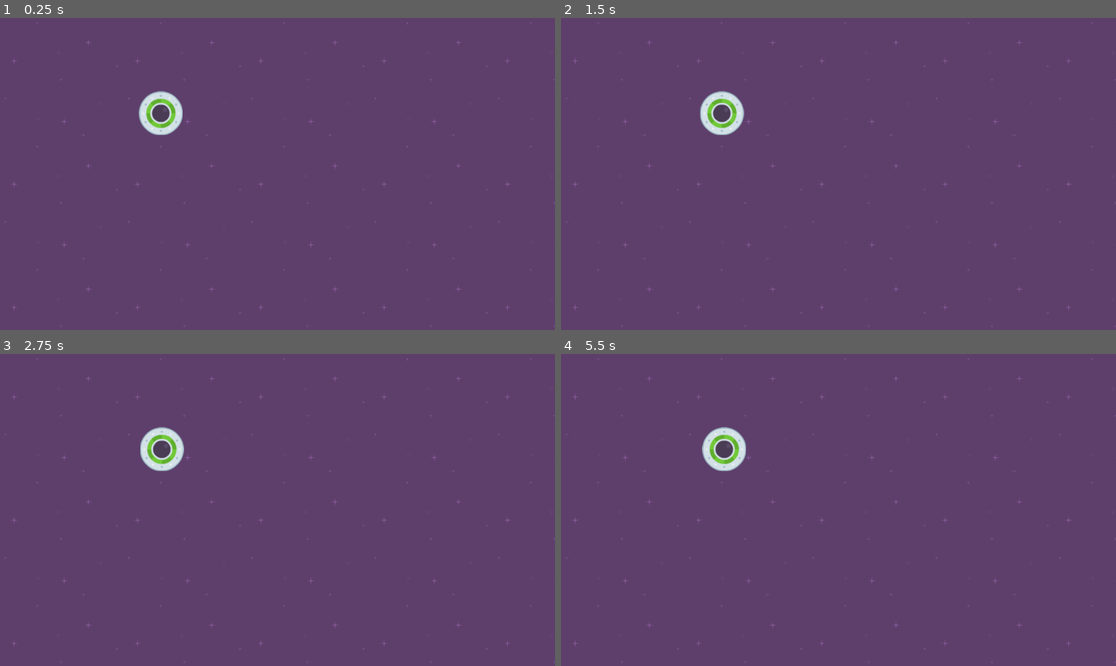
Above: before the commit, frames 1-4 (two rows, left to right).
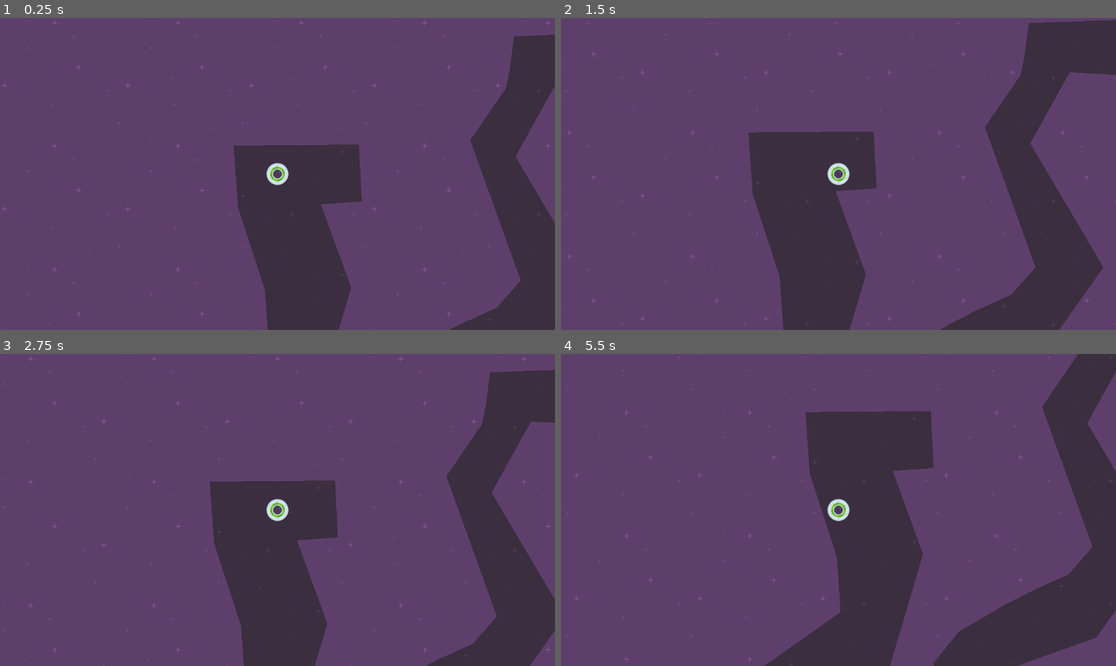
Above: after the commit, the same moments.

Repository: JoshCory1/Speedy_Saucer
Game: Godot game, scene res://level_1.tscn
The game is run twice, just before and just after one commit, with the same random seed, the same clock (stepped at 60 frames per second) and the same inputs.
Inputs:
- Up to frame 1 (0.25 s): no input
- Up to frame 2 (1.5 s): tap Enter at 0.5 s; hold D (move_right, bound only after the commit) 0.53-1.28 s; hold Down (move_down, bound only after the commit) from 1.28 s (still down)
- Up to frame 3 (2.75 s): release Down (move_down, bound only after the commit) at 2.03 s; hold D (move_right, bound only after the commit) from 2.03 s (still down)
- Up to frame 4 (5.5 s): release D (move_right, bound only after the commit) at 2.78 s; hold Up (move_up, bound only after the commit) 2.78-3.53 s; hold A (move_left, bound only after the commit) 3.53-5.03 s; hold Down (move_down, bound only after the commit) from 5.03 s (still down)

The runs differ from the first frame. In frame 1, 20% of the frame differs, in the area x 0-100%, y 0-100%; in frame 2, 23%; in frame 3, 21%; in frame 4, 26%.

Commit message:
finished movement and made on body exit scene reload

Diff:
--- a/level.gd
+++ b/level.gd
@@ -4,3 +4,7 @@
 # Called when the node enters the scene tree for the first time.
 func _ready():
 	pass
+
+
+func _on_maze_body_exited(body):
+	get_tree().reload_current_scene()
--- a/level_1.tscn
+++ b/level_1.tscn
@@ -1,18 +1,26 @@
-[gd_scene load_steps=4 format=3 uid="uid://ct6dhel8p7hv2"]
+[gd_scene load_steps=5 format=3 uid="uid://ct6dhel8p7hv2"]
 
 [ext_resource type="Texture2D" uid="uid://ohy7etxnjgte" path="res://purple.png" id="1_g1h1d"]
 [ext_resource type="Script" path="res://level.gd" id="1_lcat2"]
 [ext_resource type="PackedScene" uid="uid://moxarehe4jna" path="res://player.tscn" id="2_84wdb"]
+[ext_resource type="PackedScene" uid="uid://do6kpxtjwyloi" path="res://maze.tscn" id="4_paou5"]
 
 [node name="Level1" type="Node2D"]
 script = ExtResource("1_lcat2")
 
 [node name="Background" type="TextureRect" parent="."]
 z_index = -100
-offset_right = 1152.0
-offset_bottom = 648.0
+offset_left = -4102.0
+offset_top = -3403.0
+offset_right = 5939.0
+offset_bottom = 3149.0
 texture = ExtResource("1_g1h1d")
 stretch_mode = 1
 
 [node name="Player" parent="." instance=ExtResource("2_84wdb")]
 position = Vector2(334, 198)
+
+[node name="Maze" parent="." instance=ExtResource("4_paou5")]
+position = Vector2(335, 193)
+
+[connection signal="body_exited" from="Maze" to="." method="_on_maze_body_exited"]
--- /dev/null
+++ b/maze.tscn
@@ -0,0 +1,14 @@
+[gd_scene load_steps=2 format=3 uid="uid://do6kpxtjwyloi"]
+
+[ext_resource type="Texture2D" uid="uid://bpjso8i58ya1r" path="res://darkPurple.png" id="1_gu8bj"]
+
+[node name="Maze" type="Area2D"]
+z_index = 1
+
+[node name="CollisionPolygon2D" type="CollisionPolygon2D" parent="."]
+polygon = PackedVector2Array(-92, -54, -83, 74, -27, 246, -19, 361, -180, 475, 113, 648, 387, 634, 314, 485, 512, 414, 645, 226, 493, -31, 575, -179, 792, -166, 798, -292, 490, -281, 481, -211, 473, -173, 399, -65, 504, 226, 454, 283, 383, 315, 326, 344, 227, 401, 173, 468, 212, 551, 155, 549, 79, 488, 152, 241, 89, 68, 174, 62, 168, -56)
+
+[node name="Polygon2D" type="Polygon2D" parent="."]
+texture_repeat = 2
+texture = ExtResource("1_gu8bj")
+polygon = PackedVector2Array(-92, -54, -83, 74, -27, 246, -19, 361, -180, 475, 113, 648, 387, 634, 314, 485, 512, 414, 645, 226, 493, -31, 575, -179, 792, -166, 798, -292, 490, -281, 481, -211, 473, -173, 399, -65, 504, 226, 454, 283, 383, 315, 326, 344, 227, 401, 173, 468, 212, 551, 155, 549, 79, 488, 152, 241, 89, 68, 174, 62, 168, -56)
--- a/player.gd
+++ b/player.gd
@@ -1,23 +1,20 @@
 extends RigidBody2D
 
-# Called when the node enters the scene tree for the first time.
-func _ready():
-	pass
+@export var force = 1500
 
 
-# Called every frame. 'delta' is the elapsed time since the previous frame.
-func _process(delta):
-	pass
 
-func _input(event):
-	if Input.is_anything_pressed() == null:
-		Vector2()
+func  _physics_process(delta):
+	#add(var_2)
+	if Input == null:
 		return
-	if Input.is_key_pressed(KEY_D):
-		apply_impulse(Vector2(1, 0))
-	if Input.is_key_pressed(KEY_A):
-		apply_impulse(Vector2(-1, 0))
-	if Input.is_key_pressed(KEY_W):
-		apply_impulse(Vector2(0, -1))
-	if Input.is_key_pressed(KEY_S):
-		apply_impulse(Vector2(0, 1))
+	if Input.is_action_pressed("move_right"):
+		apply_force(Vector2(force, 0))
+	if Input.is_action_pressed("move_left"):
+		apply_force(Vector2(-force, 0))
+	if Input.is_action_pressed("move_up"):
+		apply_force(Vector2(0, -force))
+	if Input.is_action_pressed("move_down"):
+		apply_force(Vector2(0, force))
+func add(num1):
+	force += num1
--- a/player.tscn
+++ b/player.tscn
@@ -4,16 +4,19 @@
 [ext_resource type="Script" path="res://player.gd" id="1_hd3jf"]
 
 [sub_resource type="CircleShape2D" id="CircleShape2D_u1sox"]
-radius = 46.0109
+radius = 10.077
 
 [node name="Player" type="RigidBody2D"]
-z_index = 1
+z_index = 2
 scale = Vector2(0.997282, 1)
 gravity_scale = 0.0
 script = ExtResource("1_hd3jf")
 
 [node name="Sprite2D" type="Sprite2D" parent="."]
+scale = Vector2(0.5, 0.5)
 texture = ExtResource("1_3n412")
 
 [node name="CollisionShape2D" type="CollisionShape2D" parent="."]
 shape = SubResource("CircleShape2D_u1sox")
+
+[node name="Camera2D" type="Camera2D" parent="."]
--- a/project.godot
+++ b/project.godot
@@ -14,3 +14,30 @@
 run/main_scene="res://level_1.tscn"
 config/features=PackedStringArray("4.1", "Forward Plus")
 config/icon="res://icon.svg"
+
+[input]
+
+move_right={
+"deadzone": 0.5,
+"events": [Object(InputEventKey,"resource_local_to_scene":false,"resource_name":"","device":0,"window_id":0,"alt_pressed":false,"shift_pressed":false,"ctrl_pressed":false,"meta_pressed":false,"pressed":false,"keycode":0,"physical_keycode":68,"key_label":0,"unicode":0,"echo":false,"script":null)
+, Object(InputEventKey,"resource_local_to_scene":false,"resource_name":"","device":0,"window_id":0,"alt_pressed":false,"shift_pressed":false,"ctrl_pressed":false,"meta_pressed":false,"pressed":false,"keycode":0,"physical_keycode":4194321,"key_label":0,"unicode":0,"echo":false,"script":null)
+]
+}
+move_left={
+"deadzone": 0.5,
+"events": [Object(InputEventKey,"resource_local_to_scene":false,"resource_name":"","device":-1,"window_id":0,"alt_pressed":false,"shift_pressed":false,"ctrl_pressed":false,"meta_pressed":false,"pressed":false,"keycode":0,"physical_keycode":65,"key_label":0,"unicode":97,"echo":false,"script":null)
+, Object(InputEventKey,"resource_local_to_scene":false,"resource_name":"","device":-1,"window_id":0,"alt_pressed":false,"shift_pressed":false,"ctrl_pressed":false,"meta_pressed":false,"pressed":false,"keycode":0,"physical_keycode":4194319,"key_label":0,"unicode":0,"echo":false,"script":null)
+]
+}
+move_up={
+"deadzone": 0.5,
+"events": [Object(InputEventKey,"resource_local_to_scene":false,"resource_name":"","device":-1,"window_id":0,"alt_pressed":false,"shift_pressed":false,"ctrl_pressed":false,"meta_pressed":false,"pressed":false,"keycode":0,"physical_keycode":4194320,"key_label":0,"unicode":0,"echo":false,"script":null)
+, Object(InputEventKey,"resource_local_to_scene":false,"resource_name":"","device":-1,"window_id":0,"alt_pressed":false,"shift_pressed":false,"ctrl_pressed":false,"meta_pressed":false,"pressed":false,"keycode":0,"physical_keycode":87,"key_label":0,"unicode":119,"echo":false,"script":null)
+]
+}
+move_down={
+"deadzone": 0.5,
+"events": [Object(InputEventKey,"resource_local_to_scene":false,"resource_name":"","device":-1,"window_id":0,"alt_pressed":false,"shift_pressed":false,"ctrl_pressed":false,"meta_pressed":false,"pressed":false,"keycode":0,"physical_keycode":4194322,"key_label":0,"unicode":0,"echo":false,"script":null)
+, Object(InputEventKey,"resource_local_to_scene":false,"resource_name":"","device":-1,"window_id":0,"alt_pressed":false,"shift_pressed":false,"ctrl_pressed":false,"meta_pressed":false,"pressed":false,"keycode":0,"physical_keycode":83,"key_label":0,"unicode":115,"echo":false,"script":null)
+]
+}
